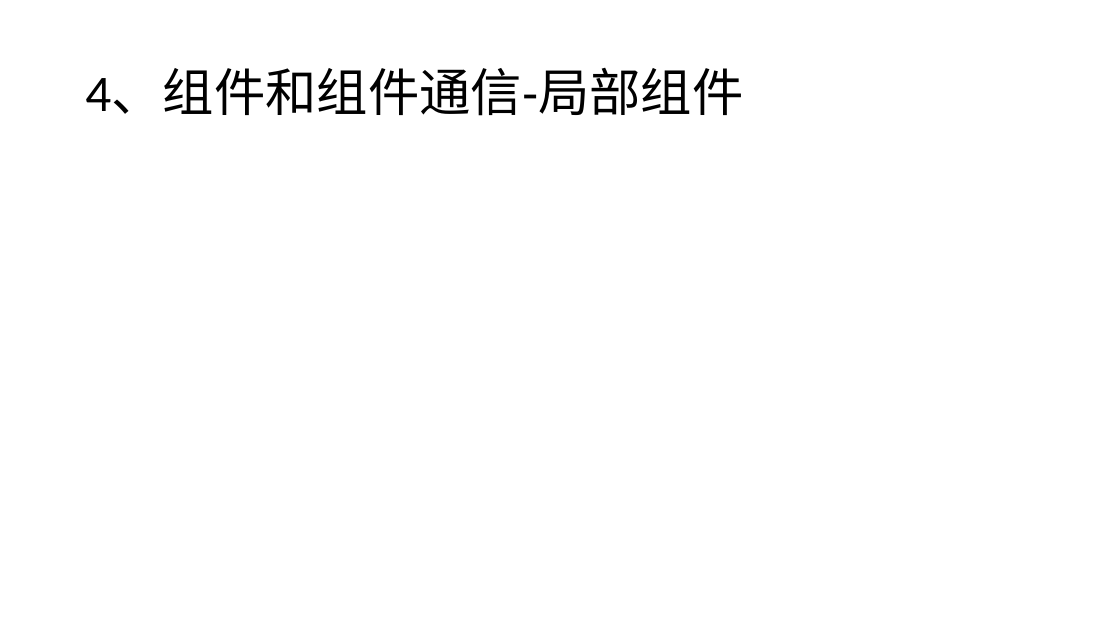
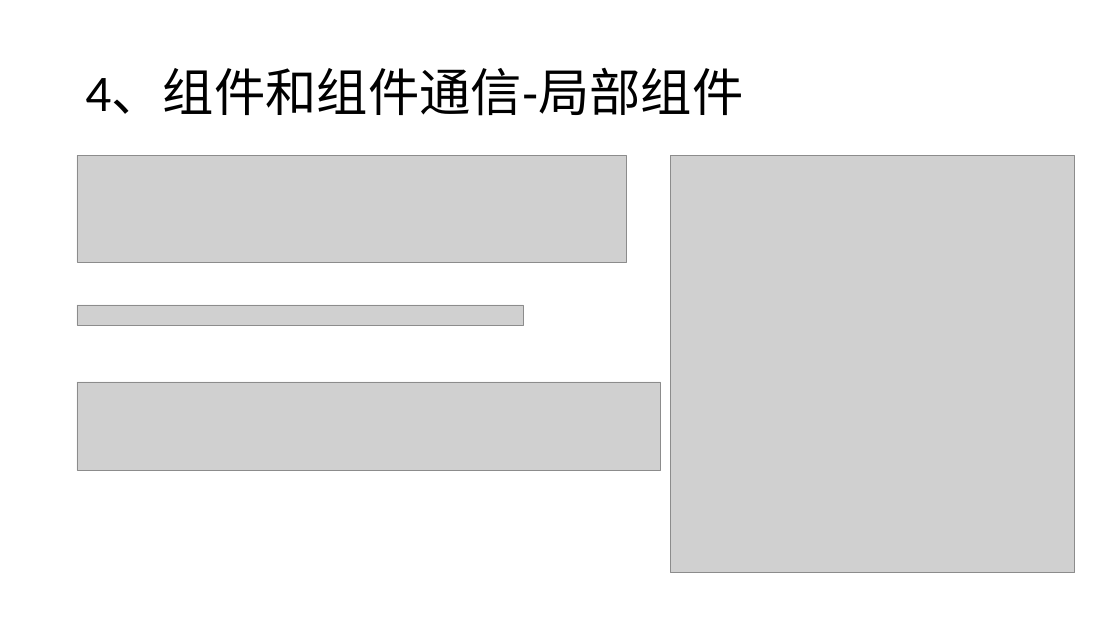
Before and after one commit to liwenxin-jam/vuecli3-starter, a slide deck: slide 15 of doc/vue.pptx. Drawn at 1120x630 pixels with LibreOffice and Linux fonts; fonts in the diff are those of the drawing; grey boxes stand for pictures. Boxes give left, top, right and bottom in pixels: in the first picture for what was removed or moved away, otherwise in the second. Text is boxed around its words. In the diff, an @@ line names an element or a change of style, - is before the commit and + after.

```diff
--- a/doc/vue.pptx
+++ b/doc/vue.pptx
@@ picture added at (x1=77, y1=155, x2=627, y2=262) @@
@@ picture added at (x1=670, y1=155, x2=1075, y2=573) @@
@@ picture added at (x1=77, y1=305, x2=523, y2=325) @@
@@ picture added at (x1=77, y1=382, x2=661, y2=471) @@
```
Also in this commit, not shown: 2 other slides changed, 2 slides added, 4 other files.
